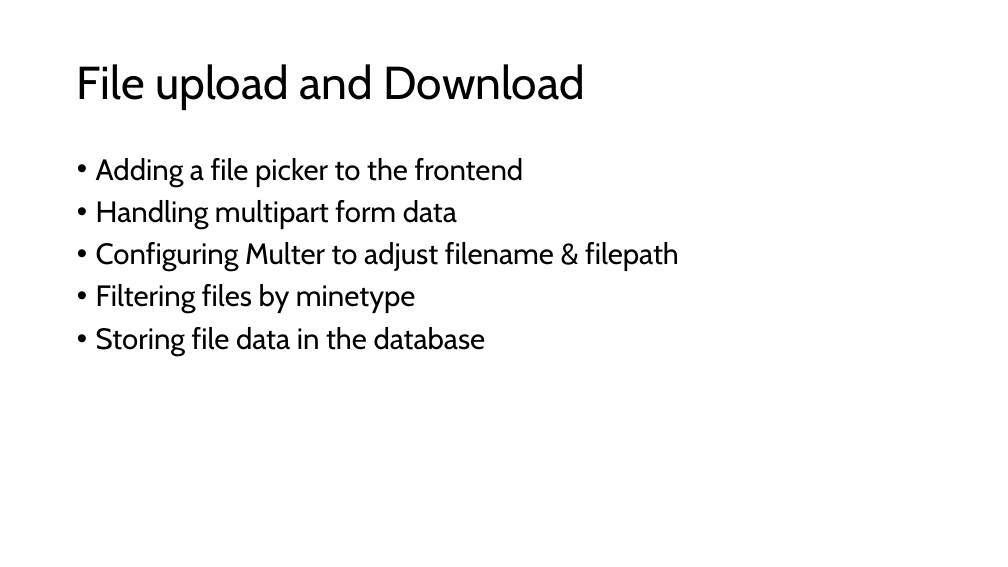
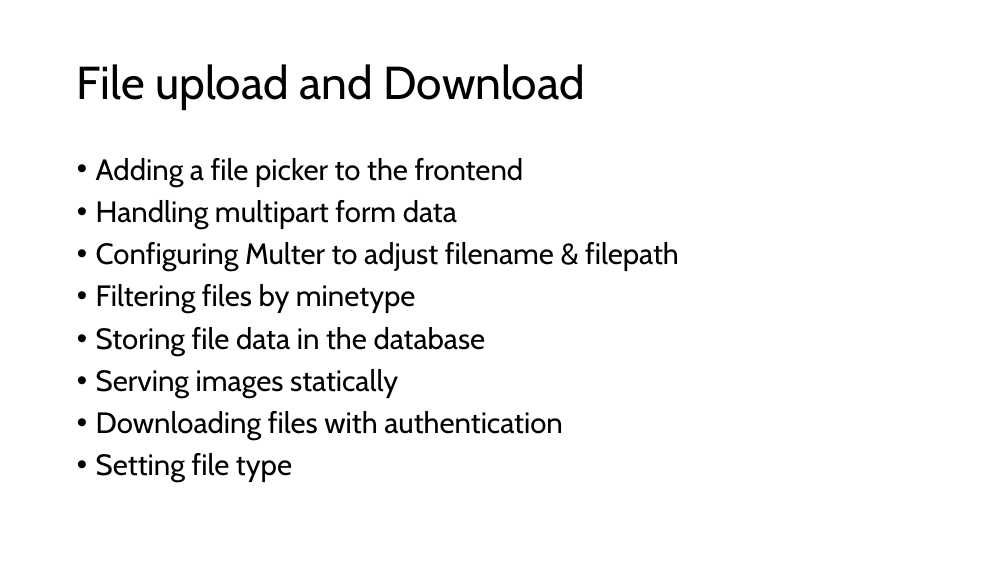
Before and after one commit to PiyushChaturvedii/Batch06, a slide deck: slide 68 of Node/node.pptx. Drawn at 1008x567 pixels with LibreOffice and Linux fonts; fonts in the diff are those of the drawing. Boxes give left, top, right and bottom in pixels: in the first picture for what was removed or moved away, otherwise in the second. Text is boxed around its words. In the diff, an @@ line names an element or a change of style, - is before the commit and + after.

Commit message:
download

```diff
--- a/Node/node.pptx
+++ b/Node/node.pptx
@@ text at [96,369,562,483]: paragraphs added @@
+• Serving images statically
+• Downloading files with authentication
+• Setting file type
```
Also in this commit, not shown: 51 other files.
